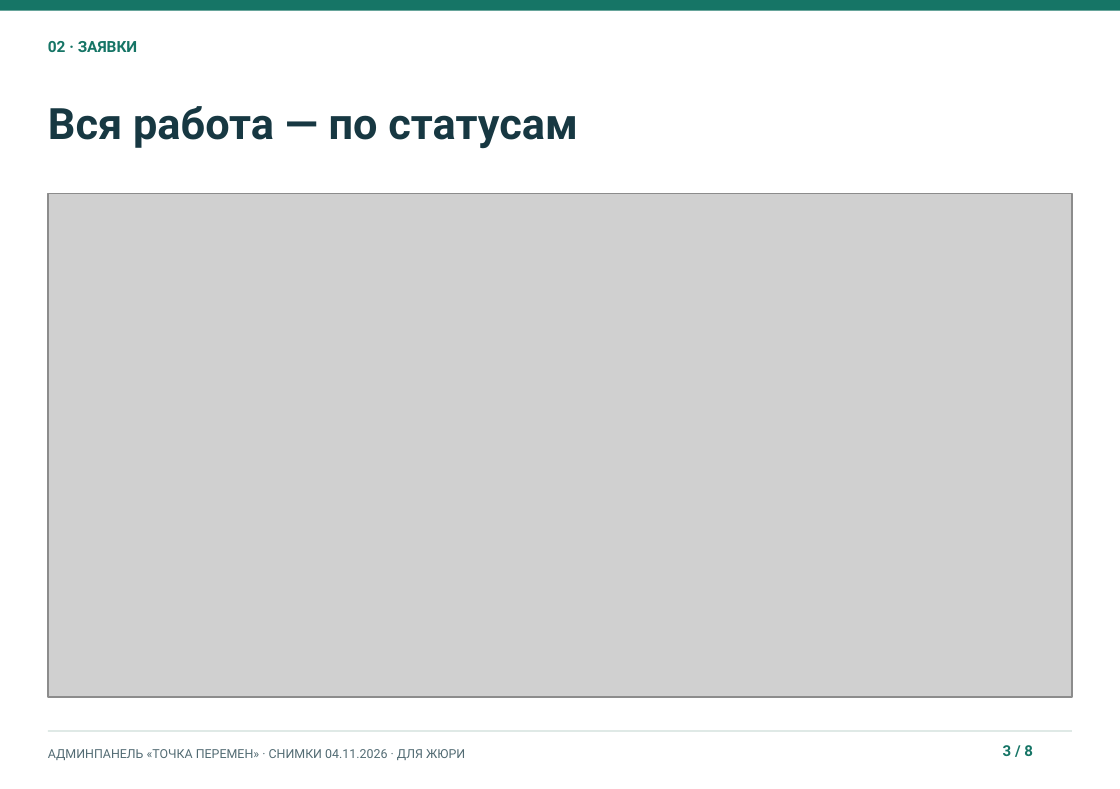
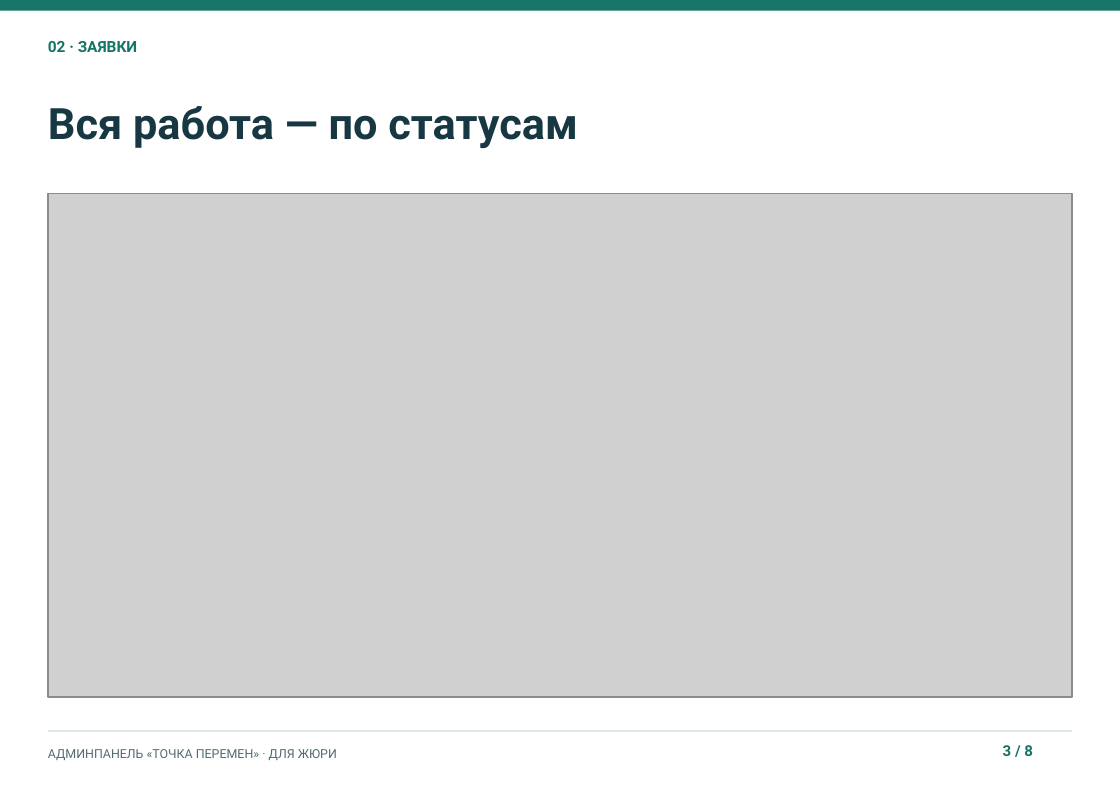
Before and after one commit to NiceGenn/Team-28-progress, a slide deck: slide 3 of файлы/mini-adminpanel.pptx. Drawn at 1120x789 pixels with LibreOffice and Linux fonts; fonts in the diff are those of the drawing; grey boxes stand for pictures. Boxes give left, top, right and bottom in pixels: in the first picture for what was removed or moved away, otherwise in the second. Text is boxed around its words. In the diff, an @@ line names an element or a change of style, - is before the commit and + after.

```diff
--- a/файлы/mini-adminpanel.pptx
+++ b/файлы/mini-adminpanel.pptx
@@ text at <box>48,749,337,760</box>: text changed @@
-АДМИНПАНЕЛЬ «ТОЧКА ПЕРЕМЕН» · СНИМКИ 04.11.2026 · ДЛЯ ЖЮРИ
+АДМИНПАНЕЛЬ «ТОЧКА ПЕРЕМЕН» · ДЛЯ ЖЮРИ
```
Also in this commit, not shown: 7 other slides changed, 15 other files.
